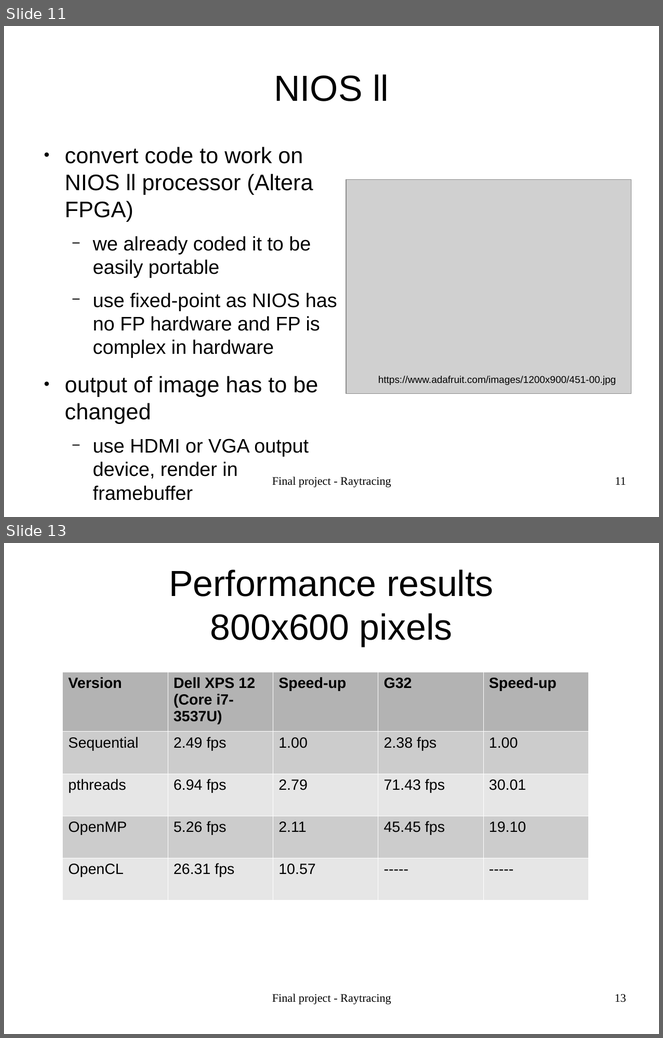
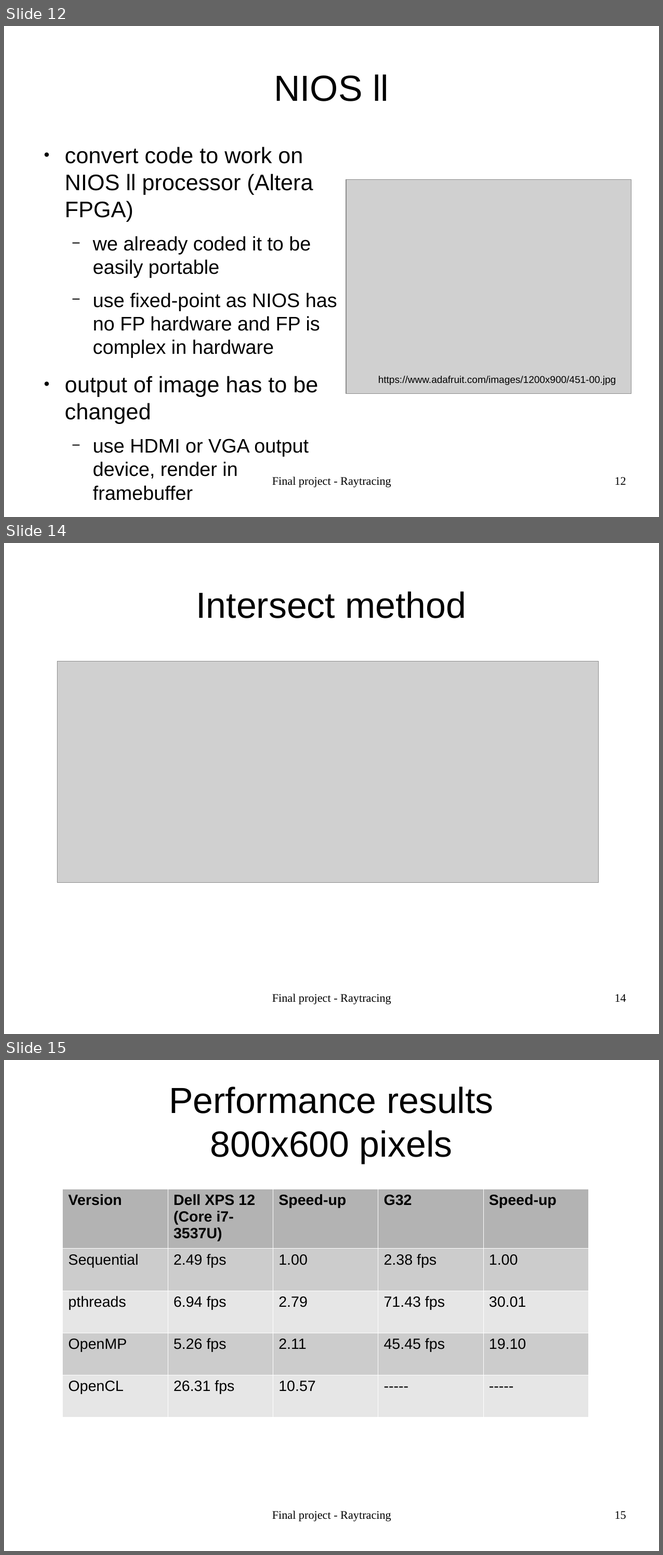
Before and after one commit to carstenbru/eece528_final, a slide deck: presentation/EECE528_project.odp. Shown one above the other, each under a label of ours: slides 11 and 13 before the commit, slides 12, 14 and 15 after it; the slides between them are not shown. The pictures are 663x1038 and 663x1555 pixels, drawn with LibreOffice and Linux fonts; fonts in the diff are those of the drawing; grey boxes stand for pictures. Boxes give left, top, right and bottom in pixels: in the first picture for what was removed or moved away, otherwise in the second. Text is boxed around its words. In the diff, an @@ line names an element or a change of style, - is before the commit and + after.

```diff
--- a/presentation/EECE528_project.odp
+++ b/presentation/EECE528_project.odp
@@ slide 14 added at (4,543,659,1034), background #FFFFFF @@
@@ title added at (196,591,467,618), 44 pt, text #000000 @@
+Intersect method
@@ picture added at (58,662,598,883) @@
@@ text added at (272,994,391,1005), 14 pt, text #000000 @@
+Final project - Raytracing
@@ page number added at (615,994,626,1002), 14 pt, text #000000 @@
+14
@@ what was slide 11 is now slide 12 @@
@@ page number at (615,477,626,485): text changed @@
-11
+12
@@ what was slide 13 is now slide 15 @@
@@ page number at (615,1511,626,1520): text changed @@
-13
+15
```
Also in this commit, not shown: 1 slide changed, 1 other slide added, 2 other files.
